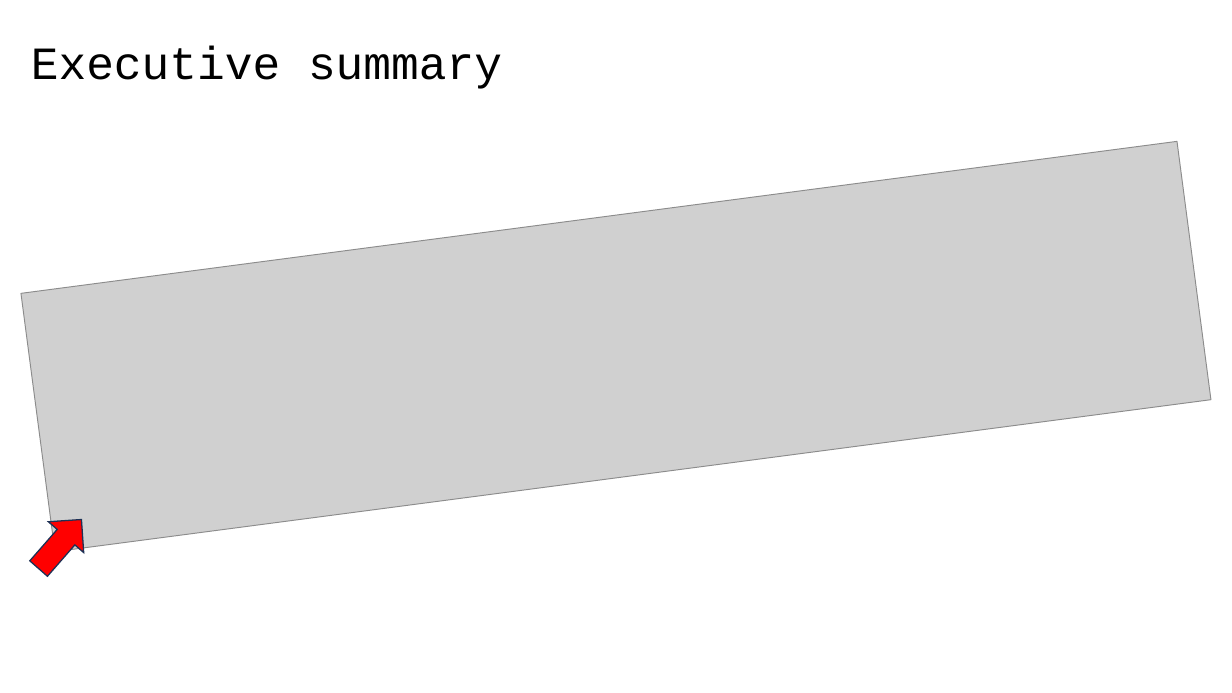
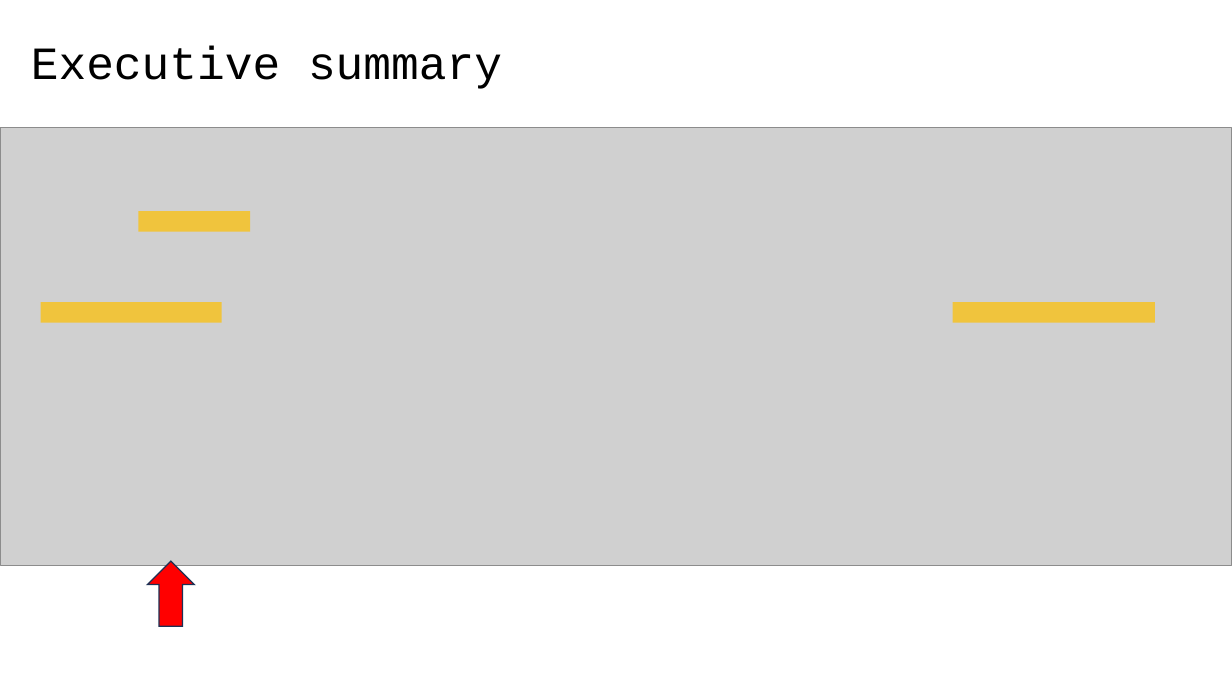
Before and after one commit to 40tude/02_Data-Science_Fullstack_march_2024, a slide deck: slide 3 of 05_supervised_ML/98_Project_Walmart/01_walmart_project.pptx. Drawn at 1232x693 pixels with LibreOffice and Linux fonts; fonts in the diff are those of the drawing; grey boxes stand for pictures. Boxes give left, top, right and bottom in pixels: in the first picture for what was removed or moved away, otherwise in the second. Text is boxed around its words. In the diff, an @@ line names an element or a change of style, - is before the commit and + after.

```diff
--- a/05_supervised_ML/98_Project_Walmart/01_walmart_project.pptx
+++ b/05_supervised_ML/98_Project_Walmart/01_walmart_project.pptx
@@ picture at (0,128,1232,566): rotation 352 to 0 degrees @@
@@ rectangle added at (139,212,250,232), fill #FFC000 at 70% opacity @@
@@ rectangle added at (41,302,222,323), fill #FFC000 at 70% opacity @@
@@ rectangle added at (953,302,1155,323), fill #FFC000 at 70% opacity @@
@@ up arrow at (147,561,194,626): rotation 41 to 0 degrees @@
```
Also in this commit, not shown: 3 other files.
